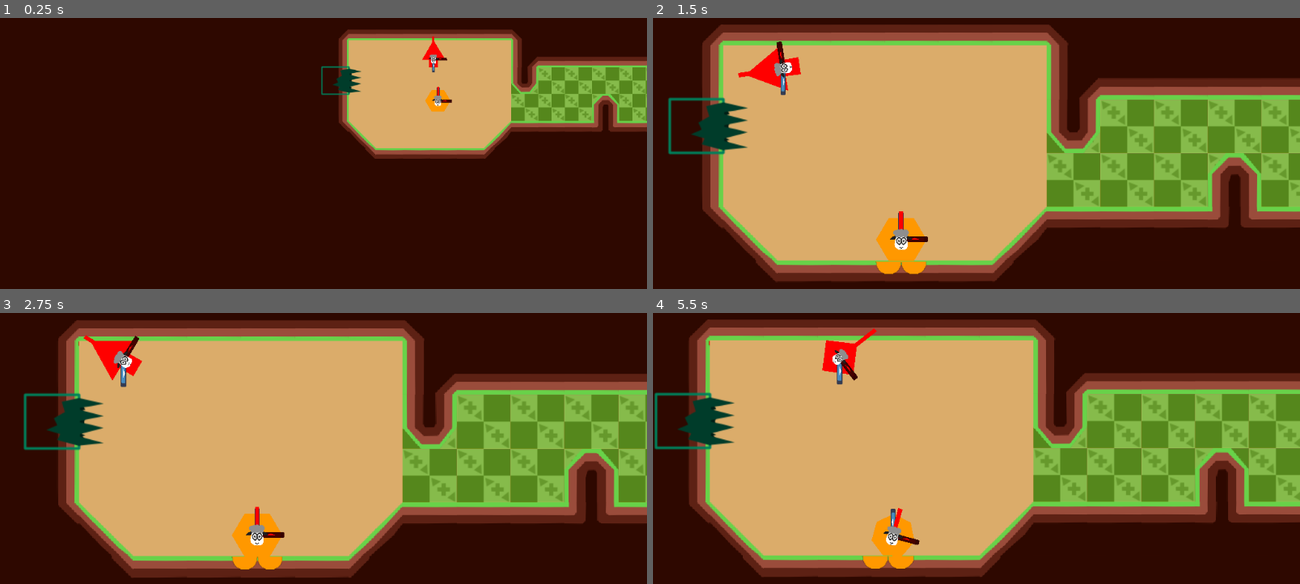
Above: before the commit, frames 1-4 (two rows, left to right).
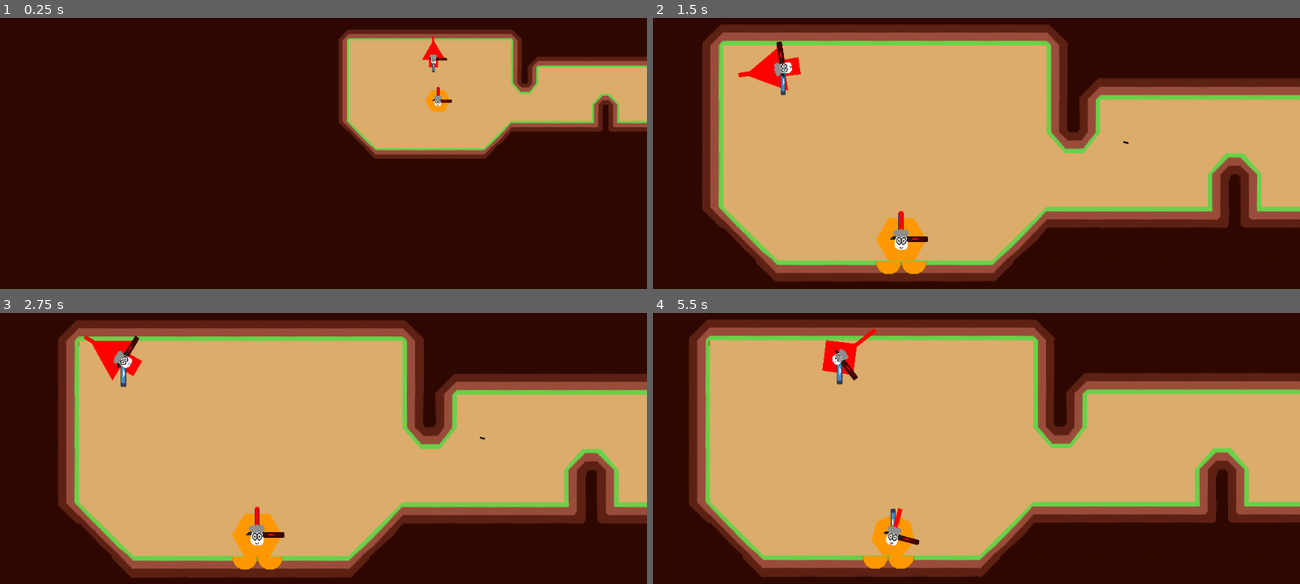
Above: after the commit, the same moments.

Repository: Pandaqi/rolling-in-the-sheepe
Game: Godot game, scene res://Main.tscn
Two runs of this game, one before a commit and one after it. Both use one fixed random seed, a clock stepped at 60 frames per second and the inputs below. The engine's default icon, where the game draws it, is replaced by a stand-in: a white triangle on a blue panel in a dark square.
Inputs (mouse positions are in pixels of both pictures, inside the frame that each line leads up to):
- Up to frame 1 (0.25 s): no input
- Up to frame 2 (1.5 s): move the mouse to (1118, 142) at 0.52 s; hold Right (ui_right) 0.53-1.28 s; tap K at 0.6 s; click (1118, 142) at 0.67 s; move the mouse to (847, 180) at 1.27 s; hold Down (ui_down) from 1.28 s (still down); tap H at 1.35 s
- Up to frame 3 (2.75 s): move the mouse to (388, 372) at 2.02 s; release Down (ui_down) at 2.03 s; hold Right (ui_right) from 2.03 s (still down); tap B at 2.1 s
- Up to frame 4 (5.5 s): tap Enter at 2.75 s; move the mouse to (944, 532) at 2.77 s; release Right (ui_right) at 2.78 s; hold Up (ui_up) 2.78-3.53 s; tap C at 2.85 s; click (944, 532) at 2.92 s; tap Space at 3.5 s; move the mouse to (1170, 513) at 3.52 s; hold Left (ui_left) 3.53-5.03 s; tap K at 3.6 s; move the mouse to (782, 399) at 4.27 s; tap H at 4.35 s; move the mouse to (1008, 456) at 5.02 s; hold Down (ui_down) from 5.03 s (still down); tap B at 5.1 s; click (1008, 456) at 5.17 s

The runs differ from the first frame. In frame 1, 3.8% of the frame differs, in the area x 49-100%, y 17-39%; in frame 2, 14%; in frame 3, 13%; in frame 4, 15%, in the area x 0-100%, y 29-70%.

Commit message:
Rewrite complete, adds dynamic tutorial system (which just misses most of the tutorials for now)

Diff:
--- a/Main.tscn
+++ b/Main.tscn
@@ -18,6 +18,7 @@
 [ext_resource path="res://scripts/map/terrain.gd" type="Script" id=16]
 [ext_resource path="res://scripts/map/special_elements.gd" type="Script" id=17]
 [ext_resource path="res://scripts/map/locker.gd" type="Script" id=18]
+[ext_resource path="res://scripts/map/dynamic_tutorial.gd" type="Script" id=19]
 
 [sub_resource type="Shader" id=1]
 resource_local_to_scene = true
@@ -205,6 +206,9 @@
 [node name="Locker" type="Node" parent="Map"]
 script = ExtResource( 18 )
 
+[node name="DynamicTutorial" type="Node" parent="Map"]
+script = ExtResource( 19 )
+
 [node name="PlayerManager" type="Node" parent="."]
 script = ExtResource( 7 )
 
--- a/scenes/body.tscn
+++ b/scenes/body.tscn
@@ -50,9 +50,7 @@
 "values": [ Vector2( 1, 1 ) ]
 }
 
-[node name="Body" type="RigidBody2D" groups=[
-"Players",
-]]
+[node name="Body" type="RigidBody2D" groups=["Players"]]
 position = Vector2( 435, 200 )
 collision_layer = 5
 collision_mask = 5
--- /dev/null
+++ b/scenes/dynamic_tutorial.tscn
@@ -0,0 +1,11 @@
+[gd_scene load_steps=2 format=2]
+
+[ext_resource path="res://assets/tutorials.png" type="Texture" id=1]
+
+[node name="Tutorial" type="Node2D"]
+
+[node name="Sprite" type="Sprite" parent="."]
+texture = ExtResource( 1 )
+hframes = 8
+vframes = 16
+frame = 10
--- a/scripts/globals/global_dict.gd
+++ b/scripts/globals/global_dict.gd
@@ -5,8 +5,10 @@
 	"slicing_yields": "triangle",
 
 	"unrealistic_glueing": true,
+	"unrealistic_rounding": true,
 
-	"unrealistic_rounding": true
+	# TO DO: make toggelable in (technical) settings
+	"dynamic_tutorials": true,
 }
 
 # Links shape to spritesheet, but can ALSO contain unique info about the shape in the future (such as shapes that need to be lighter/heavier or cling more strongly)
@@ -76,25 +78,29 @@
 	"finish": { "frame": 0, 'unpickable': true, 'category': 'essential' },
 	"lock": { "frame": 1, 'unpickable': true, 'category': 'lock', 'overwrite': true, 'disable_consecutive': true },
 	"teleporter": { "frame": 2, 'unpickable': true, 'category': 'essential', 'overwrite': true, 'disable_consecutive': true },
-	"reverse_gravity": { "frame": 3, 'category': 'gravity', 'disable_consecutive': true },
-	"no_gravity": { "frame": 4, 'category': 'gravity' },
-	"ice": { "frame": 5, 'category': 'physics' },
-	"bouncy": { "frame": 6, 'category': 'physics' },
-	"spiderman": { "frame": 7, 'category': 'physics' },
-	"speed_boost": { "frame": 8, 'category': 'speed' },
-	"speed_slowdown": { "frame": 9, 'category': 'speed' },
-	"glue": { "frame": 10, 'category': 'slicing' },
-	"reverse_controls": { "frame": 11, 'category': 'misc' },
-	"spikes": { "frame": 12, 'category': 'slicing' },
-	"ghost": { "frame": 13, 'category': 'misc' },
-	"grower": { "frame": 14, "category": "slicing" },
-	"no_wolf": { "frame": 15, "category": "misc" },
-	"body_limit": { "frame": 16, "category": "slicing" },
-	"invincibility": { "frame": 17, "category": "coin" },
-	"rounder": { "frame": 18, "category": "coin" },
-	"halver": { "frame": 19, "category": "coin" },
-	"slower": { "frame": 20, "category": "coin" },
-	"bomb": { "frame": 21, "category": "coin" },
+
+	"reverse_gravity": { "frame": 3, 'category': 'gravity', 'disable_consecutive': true, 'tut': 5 },
+	"no_gravity": { "frame": 4, 'category': 'gravity', 'tut': 6 },
+	"ice": { "frame": 5, 'category': 'physics', 'tut': 7 },
+	"bouncy": { "frame": 6, 'category': 'physics', 'tut': 13 },
+	"spiderman": { "frame": 7, 'category': 'physics', 'tut': 14 },
+	"speed_boost": { "frame": 8, 'category': 'speed', 'tut': 15 },
+	"speed_slowdown": { "frame": 9, 'category': 'speed', 'tut': 21 },
+	"glue": { "frame": 10, 'category': 'slicing', 'tut': 22 },
+	"reverse_controls": { "frame": 11, 'category': 'misc', 'tut': 23 },
+
+	"spikes": { "frame": 12, 'category': 'slicing', 'tut': 25 },
+	"ghost": { "frame": 13, 'category': 'misc', 'tut': 26 },
+	"grower": { "frame": 14, "category": "slicing", 'tut': 27 },
+	"no_wolf": { "frame": 15, "category": "misc", 'tut': 28 },
+	"body_limit": { "frame": 16, "category": "slicing", 'tut': 29 },
+
+	"invincibility": { "frame": 17, "category": "coin", 'tut': 30 },
+	"rounder": { "frame": 18, "category": "coin", 'tut': 31 },
+	"halver": { "frame": 19, "category": "coin", 'tut': 32 },
+	"slower": { "frame": 20, "category": "coin", 'tut': 33 },
+	"bomb": { "frame": 21, "category": "coin", 'tut': 34 },
+
 	"coin_gate_lock": { "frame": 22, "category": "lock" },
 	"mass_gate_lock": { "frame": 23, "category": "lock" },
 	"button_lock": { "frame": 24, "category": "lock" },
--- a/scripts/locks/module_gate.gd
+++ b/scripts/locks/module_gate.gd
@@ -23,15 +23,15 @@
 
 	if edge.type == "coin_gate":
 		body.get_node("Coins").pay(general_parameter)
-		edge.my_room.lock_module.perform_update()
+		edge.my_room.lock.perform_update()
 
 	elif edge.type == "sacrifice":
-		body.get_node("Glue").slice_along_halfway_line()
-		edge.my_room.delete()
+		body.get_node("Glue").call_deferred("slice_along_halfway_line")
+		edge.my_room.lock.delete()
 
 	elif edge.type == "sacrifice_coin":
 		body.get_node("Coins").pay(general_parameter)
-		edge.my_room.delete()
+		edge.my_room.lock.delete()
 
 func _on_Area2D_body_exited(_body):
 	pass
--- /dev/null
+++ b/scripts/map/dynamic_tutorial.gd
@@ -0,0 +1,182 @@
+extends Node
+
+const MIN_ROOMS_BETWEEN_TUTORIALS = 3
+
+const NUM_TERRAIN_BOUNDS = { 'min': 2, 'max': 5 }
+const NUM_LOCK_BOUNDS = { 'min': 2, 'max': 5 }
+const NUM_ITEM_BOUNDS = { 'min': 1, 'max': 3 }
+
+onready var map = get_parent()
+
+var tutorial_scene = preload("res://scenes/dynamic_tutorial.tscn")
+
+var things_taught = {
+	'terrain': [],
+	'lock': [],
+	'item': []
+}
+
+var things_to_teach = {
+	'terrain': [],
+	'lock': [],
+	'item': []
+}
+
+const MIN_ROOMS_BEFORE_TUTORIALS_START : int = 2
+
+var last_tutorial_index : int = -MIN_ROOMS_BETWEEN_TUTORIALS + MIN_ROOMS_BEFORE_TUTORIALS_START
+var thing_planned = null
+
+var first_thing : bool = true
+
+func determine_included_types():
+	var rng = RandomNumberGenerator.new()
+	rng.randomize()
+
+	var all_terrains = GlobalDict.terrain_types.keys()
+	all_terrains.shuffle()
+
+	for i in range(all_terrains.size()-1, -1, -1):
+		var key = all_terrains[i]
+		if GlobalDict.terrain_types[key].has('unpickable'):
+			all_terrains.remove(i)
+			continue
+
+		if terrain_is_lock(key):
+			all_terrains.remove(i)
+			continue
+
+	var num_terrains = rng.randi_range(NUM_TERRAIN_BOUNDS.min, NUM_TERRAIN_BOUNDS.max)
+
+	var all_locks = GlobalDict.lock_types.keys()
+	all_locks.shuffle()
+	var num_locks = rng.randi_range(NUM_LOCK_BOUNDS.min, NUM_LOCK_BOUNDS.max)
+
+	var all_items = GlobalDict.item_types.keys()
+	all_items.shuffle()
+	var num_items = rng.randi_range(NUM_ITEM_BOUNDS.min, NUM_ITEM_BOUNDS.max)
+
+	for i in range(all_items.size()-1,-1,-1):
+		var key = all_items[i]
+		if GlobalDict.item_types[key].has('unpickable'):
+			all_items.remove(i)
+
+	things_to_teach = {
+		'terrain': all_terrains.slice(0, num_terrains),
+		'lock': all_locks.slice(0, num_locks),
+		'item': all_items.slice(0, num_items)
+	}
+
+	print("DYNAMIC TUTORIAL")
+	print(things_to_teach)
+
+func terrain_is_lock(key):
+	return GlobalDict.terrain_types[key].category == 'lock'
+
+func is_thing_already_used(kind : String, type : String):
+	return type in things_taught[kind]
+
+func can_teach_something_new():
+	print("CAN TEACH SOMETHING NEW?")
+
+	var too_soon = abs(map.route_generator.get_new_room_index() - last_tutorial_index) < MIN_ROOMS_BETWEEN_TUTORIALS
+
+	print(too_soon)
+
+	if too_soon: return false
+
+	var still_busy = has_something_planned()
+	if still_busy: return false
+
+	return true
+
+func has_something_planned():
+	return thing_planned != null
+
+func get_kind_planned():
+	return thing_planned
+
+func on_usage_of(kind : String, type : String):
+	var not_in_this_game = not (type in things_to_teach[kind])
+	var already_used = (type in things_taught[kind])
+	if already_used or not_in_this_game: return
+
+	things_taught[kind].append(type)
+
+	things_to_teach[kind].erase(type)
+	if things_to_teach[kind].size() <= 0:
+		things_to_teach.erase(kind)
+
+	if thing_planned.kind == kind and thing_planned.type == type:
+		thing_planned = null
+
+	print("USAGE OF")
+	print(kind)
+	print(type)
+
+func needs_tutorial():
+	return has_something_planned() and not thing_planned.tutorial_placed
+
+func get_random(kind : String, room = null):
+	if has_something_planned():
+		if thing_planned.kind == kind and thing_planned.tutorial_placed:
+			if not room or room.rect.big_enough_for_tutorial():
+				return thing_planned.type
+
+	var types_list = things_taught[kind]
+	if types_list.size() <= 0: return null
+
+	var rand_type = types_list[randi() % types_list.size()]
+	return rand_type
+
+func has_random(kind : String, room = null):
+	return get_random(kind, room) != null
+
+func plan_random_placement(wanted_kind : String = 'any'):
+	var kinds_left = things_to_teach.keys()
+	if kinds_left.size() <= 0: return false
+
+	var rand_kind = kinds_left[randi() % kinds_left.size()]
+	if wanted_kind != 'any': rand_kind = wanted_kind
+
+	if first_thing:
+		rand_kind = 'terrain'
+		first_thing = false
+
+	var types_list = things_to_teach[rand_kind]
+	var rand_type = types_list[randi() % types_list.size()]
+
+	thing_planned = { 'kind': rand_kind, 'type': rand_type, 'tutorial_placed': false }
+
+	# if no dynamic tutorials enabled (globally), skip the whole tutorial part
+	# TO DO: might also want to skip this whole system, so no need to gradually introduce things
+	if not GlobalDict.cfg.dynamic_tutorials:
+		thing_planned.tutorial_placed = true
+
+	print("THING PLANNED")
+	print(thing_planned)
+
+	return true
+
+func place_tutorial(room):
+	if not has_something_planned(): return
+
+	var tut = tutorial_scene.instance()
+	tut.set_position(room.rect.get_center())
+	tut.get_node("Sprite").set_frame(get_planned_frame())
+	map.add_child(tut)
+
+	thing_planned.tutorial_placed = true
+	last_tutorial_index = map.route_generator.get_new_room_index()
+
+	print("PLACED TUTORIAL FOR")
+	print(thing_planned)
+
+func get_planned_frame():
+	var key = thing_planned.kind + "_types"
+	var list = GlobalDict[key]
+
+	# DEBUGGING => for as long as I don't have all tutorials yet
+	if not list[thing_planned.type].has('tut'): return 0
+
+	return list[thing_planned.type].tut
--- a/scripts/map/locker.gd
+++ b/scripts/map/locker.gd
@@ -6,5 +6,6 @@
 	available_types = GlobalDict.lock_types.keys()
 
 func get_random_type():
+	# DEBUGGING
 	return "button_lock"
 	return available_types[randi() % available_types.size()]
--- a/scripts/map/room_picker.gd
+++ b/scripts/map/room_picker.gd
@@ -86,9 +86,23 @@
 	params.place_finish = route_generator.should_place_finish()
 	params.place_lock = route_generator.should_place_lock()
 
+	# if we need a lock, but we don't have any taught yet
+	# forbid it, but place a tutorial for a lock at the nearest opportunity
+	var wanted_tut_kind = 'any'
+	if params.place_lock and not map.dynamic_tutorial.has_random('lock'):
+		params.place_lock = false
+		wanted_tut_kind = 'lock'
+
+	params.place_tutorial = false
+
+	if map.dynamic_tutorial.can_teach_something_new():
+		map.dynamic_tutorial.plan_random_placement(wanted_tut_kind)
+
+	params.place_tutorial = map.dynamic_tutorial.needs_tutorial()
+
 	if tutorial.is_active(): params.place_lock = false
 
-	params.require_large_size = (params.place_finish or params.place_lock)
+	params.require_large_size = (params.place_finish or params.place_lock or params.place_tutorial)
 
 	params.ignore_optional_requirements = false
 	params.no_valid_placement = false
@@ -273,12 +287,18 @@
 		params.place_finish = false
 		params.place_lock = false
 
+	if not params.new_room.rect.big_enough_for_tutorial():
+		params.place_tutorial = false
+
 	if params.place_finish:
 		route_generator.placed_finish()
 		map.terrain.paint(params.new_room, "finish")
 
 	elif params.place_lock:
 		params.new_room.lock.plan()
+
+	elif params.place_tutorial:
+		map.dynamic_tutorial.place_tutorial(params.new_room)
 
 	else:
 		params.new_room.items.allow()
--- a/scripts/map/route_generator.gd
+++ b/scripts/map/route_generator.gd
@@ -15,13 +15,13 @@
 # keep track of total room count, so we know when to finish
 var total_rooms_created : int = 0
 var rooms_until_finish : int = 0
-var level_size_bounds : Vector2 = Vector2(50, 60) #Vector2(200, 300)
+var level_size_bounds : Vector2 = Vector2(200, 300) #Vector2(50, 60)
 var has_finished : bool = false
 
 # another tracker for when to place locks
 var rooms_in_current_section : int = 0
 var rooms_until_section_end : int = 0
-var section_size_bounds : Vector2 = Vector2(10, 20) #Vector2(30, 60)
+var section_size_bounds : Vector2 = Vector2(30, 60) #Vector2(10, 20)
 
 # room generation is only paused when a teleporter has been placed
 # (and we CAN'T continue, even if we wanted to
--- a/scripts/map/special_elements.gd
+++ b/scripts/map/special_elements.gd
@@ -25,9 +25,8 @@
 
 	room.items.add_special_item()
 
-func get_random_type():
-	if available_item_types.size() <= 0: return null
-	return available_item_types[randi() % available_item_types.size()]
+func get_random_type(room):
+	return map.dynamic_tutorial.get_random('item', room)
 
 func type_is_immediate(tp):
 	return GlobalDict.item_types[tp].has('immediate')
@@ -44,7 +43,7 @@
 	my_room.items.erase_special_item(obj)
 
 func place(room, params):
-	var type = get_random_type()
+	var type = get_random_type(room)
 	if params.has('type'): type = params.type
 	if not type: return null
 
@@ -82,6 +81,8 @@
 	add_child(item)
 	item.set_type(type)
 
+	map.dynamic_tutorial.on_usage_of('item', type)
+
 	return item
 
 func erase(obj):
--- a/scripts/map/terrain.gd
+++ b/scripts/map/terrain.gd
@@ -37,18 +37,17 @@
 	var rect_too_small = room.rect.get_area() < 4
 	if rect_too_small: return
 
-	var rand_type = get_random_terrain_type(room)
-	paint(room, rand_type)
+	if map.dynamic_tutorial.has_random('terrain', room):
+		var rand_type = get_random_terrain_type(room)
+		paint(room, rand_type)
 
 func get_terrain_at_index(index):
 	if index < 0: return ""
-	return route_generator.cur_path[index].terrain
+	return route_generator.cur_path[index].tilemap.terrain
 
 func get_random_terrain_type(room):
-	# DEBUGGING
-	return "glue"
-
 	# RESTRICTION: place reverse gravity on things going up
+	# TO DO: only if actually included in the list of terrains
 	if room.route.dir == 3:
 		if randf() <= USE_REV_GRAVITY_ON_UP_DIR:
 			return "reverse_gravity"
@@ -64,14 +63,23 @@
 	var key = "finish"
 	var bad_choice = true
 
+	var num_tries = 0
+	var RESTRICTION_CUTOFF = 50
+	var MAX_TRIES = 150
+
 	while bad_choice:
-		key = available_terrains[randi() % available_terrains.size()]
+		key = map.dynamic_tutorial.get_random('terrain', room)
+		num_tries += 1
+
+		if num_tries > MAX_TRIES:
+			key = ""
+			break
 
 		if GlobalDict.terrain_types[key].has('unpickable'):
 			continue
 
 		# UPGRADE: don't allow two consecutive terrains of the same general category
-		if last_terrain:
+		if last_terrain and num_tries < RESTRICTION_CUTOFF:
 			if GlobalDict.terrain_types[last_terrain].category == GlobalDict.terrain_types[key].category:
 				continue
 
@@ -84,6 +92,8 @@
 	return key
 
 func paint(room, type):
+	if not type or type == "": return
+
 	var tile_id = -1
 	if GlobalDict.terrain_types.has(type):
 		tile_id = GlobalDict.terrain_types[type].frame
@@ -105,6 +115,8 @@
 			map.change_terrain_at(temp_pos, type)
 
 	room.tilemap.terrain = type
+
+	map.dynamic_tutorial.on_usage_of('terrain', type)
 
 func erase(room):
 	var rect = room.rect
--- a/scripts/map_generation.gd
+++ b/scripts/map_generation.gd
@@ -16,6 +16,7 @@
 onready var special_elements = $SpecialElements
 onready var slope_painter = $SlopePainter
 onready var locker = $Locker
+onready var dynamic_tutorial = $DynamicTutorial
 
 onready var tutorial = get_node("/root/Main/Tutorial")
 
@@ -30,12 +31,15 @@
 	randomize()
 
 	mask_painter.set_texture_size(WORLD_SIZE*TILE_SIZE)
+	dynamic_tutorial.determine_included_types()
 
 	initialize_grid()
 	create_border_around_world()
 
 	route_generator.set_global_parameters()
 	route_generator.initialize_rooms()
+
+
 
 func initialize_grid():
 	map = []
--- a/scripts/module_map_reader.gd
+++ b/scripts/module_map_reader.gd
@@ -136,9 +136,7 @@
 		"rounder":
 			if coins.count() >= MIN_COIN_LIMIT:
 				rounder.make_fully_round()
-
-		"malformer":
-			if coins.count() < MIN_COIN_LIMIT:
+			else:
 				rounder.make_fully_malformed()
 
 		"halver":
--- a/scripts/module_rounder.gd
+++ b/scripts/module_rounder.gd
@@ -275,10 +275,12 @@
 
 		shapes_to_add.append(pts)
 
+	for _i in range(num_shapes):
+		body.shape_owner_remove_shape(0,0)
+
 	for shp in shapes_to_add:
 		var new_shape = ConvexPolygonShape2D.new()
 		new_shape.points = shp
-		body.shape_owner_remove_shape(0, 0)
 		body.shape_owner_add_shape(0, new_shape)
 
 	shaper.on_shape_updated()
--- a/scripts/module_shaper.gd
+++ b/scripts/module_shaper.gd
@@ -4,7 +4,7 @@
 # NOTE: it's certainly NOT perfect, as it depends on whether you grow/shrink, and which shape exactly you move to, but it's a middle ground
 const BASIC_BODY_RADIUS_GROWTH : float = 1.25
 
-const MIN_RADIUS : float = 10.0
+const MIN_RADIUS : float = 14.0
 const MAX_RADIUS : float = 26.0 # JUST fits between gaps
 const SIZE : float = 20.0
 
--- a/scripts/room_modules/lock.gd
+++ b/scripts/room_modules/lock.gd
@@ -25,7 +25,7 @@
 	return (lock_module != null)
 
 func add_lock():
-	var rand_type = map.locker.get_random_type()
+	var rand_type = map.dynamic_tutorial.get_random('lock', parent)
 	var data = GlobalDict.lock_types[rand_type]
 
 	var related_edge = "regular"
@@ -41,6 +41,8 @@
 
 	lock_module = scene
 	map.add_child(scene)
+
+	map.dynamic_tutorial.on_usage_of('lock', rand_type)
 
 	print("Should add lock now")
 
@@ -76,6 +78,9 @@
 func record_button_push(pusher):
 	return lock_module.record_button_push(pusher)
 
+func perform_update():
+	lock_module.perform_update()
+
 func delete():
 	if not has_lock(): return
 	lock_module.delete()
--- a/scripts/room_modules/rect.gd
+++ b/scripts/room_modules/rect.gd
@@ -96,6 +96,9 @@
 #
 #	return copy
 
+func big_enough_for_tutorial():
+	return get_area() >= 9
+
 func get_mask_data():
 	return {
 		'pos': (pos - Vector2(0.5,0.5))*TILE_SIZE,
Not shown: 1 places in Main.tscn that only renumber resources
Binary file added: assets/tutorials.png
Not shown, added: assets/tutorials.png.import
Not shown, changed: non_game/Assets.afdesign
Not shown, added: non_game/Tutorial.afdesign
Not shown, changed: non_game/[Idea] Rolling in the Sheepe.docx
Not shown, changed: non_game/[To Do] Rolling in the Sheepe.docx
